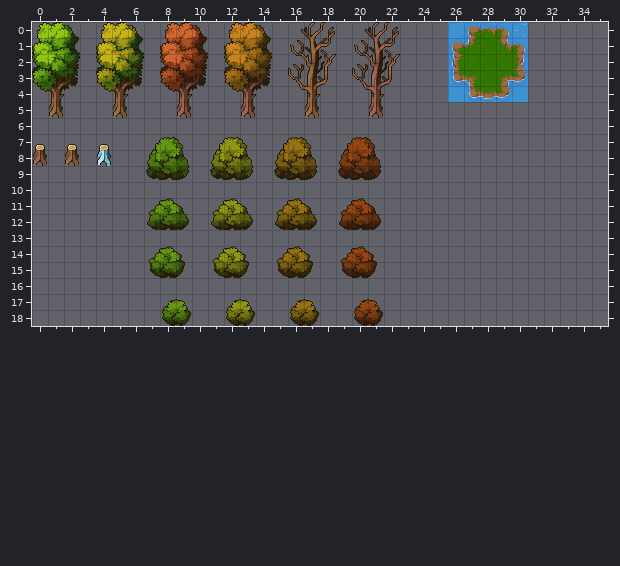
Two versions of a level (Tiled map, assets/automapping/tree_rules.tmx). This is how it looked before the edit.
Cells are 16x16 px. Shown: x 0..35, y 0..18.
The result:
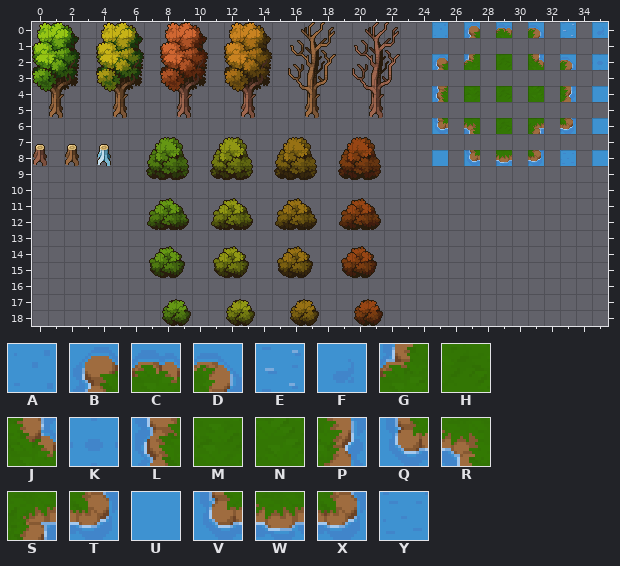
Key: from "water_tiles": A 0, B 1, C 2, D 3, E 4, F 5, G 26, H 27, J 28, K 30, L 50, M 51, N 53, P 54, Q 75, R 76, S 78, T 79, U 100, V 101, W 102, X 103, Y 104.
_ is an empty cell.
The edit:
Layer "input_04_decor_high":
Tile A is gone in row 0 at x 26.
Tile B is gone in row 1 at x 26.
Tile C is gone in row 0 at x 28.
Tile D is gone in row 0 at x 29; in row 1 at x 30.
Tile E is gone in row 0 at x 30.
Tile G is gone in row 1 at x 27.
Tile H is gone in rows 1 to 3 at x 28.
Tile J is gone in row 1 at x 29.
Tile L is gone in row 2 at x 26.
Tile M is gone in row 2 at x 27.
Tile P is gone in row 2 at x 30.
Tile Q is gone in row 3 at x 26.
Tile R is gone in row 3 at x 27.
Tile S is gone in row 3 at x 29.
Tile T is gone in row 3 at x 30.
Tile U is gone in row 4 at x 26.
Tile V is gone in row 4 at x 27.
Tile W is gone in row 4 at x 28.
Tile X is gone in row 4 at x 29.
Tile Y is gone in row 4 at x 30.
Layer "output_04_decor_high":
There is now tile A in row 0 at x 25.
There is now tile B in row 2 at x 25.
There is now tile C in row 0 at x 29.
There is now tile D in row 0 at x 31; in row 2 at x 33.
There is now tile E in row 0 at x 33.
There is now tile F in row 0 at x 35.
There is now tile G in row 2 at x 27.
There is now tile H in row 4 at x 29; in row 6 at x 29.
There is now tile J in row 2 at x 31.
There is now tile K in row 2 at x 35.
There is now tile L in row 4 at x 25.
There is now tile M in row 4 at x 27.
There is now tile N in row 4 at x 31.
There is now tile P in row 4 at x 33.
There is now tile Q in row 6 at x 25.
There is now tile R in row 6 at x 27.
There is now tile S in row 6 at x 31.
There is now tile T in row 6 at x 33.
There is now tile U in row 4 at x 35; in row 6 at x 35; in row 8 at x 25 and 35.
There is now tile V in row 8 at x 27.
There is now tile W in row 8 at x 29.
There is now tile X in row 8 at x 31.
There is now tile Y in row 8 at x 33.
